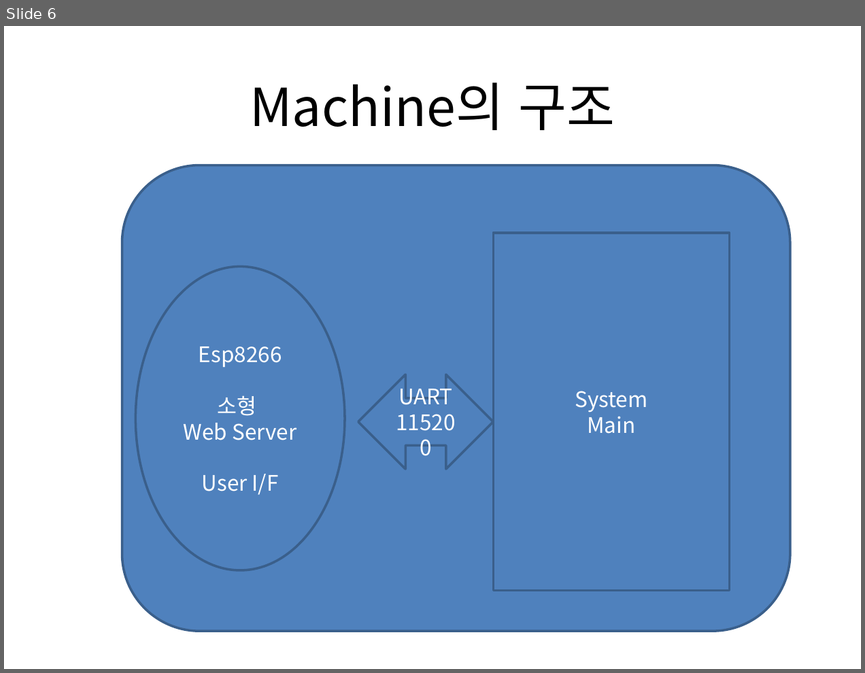
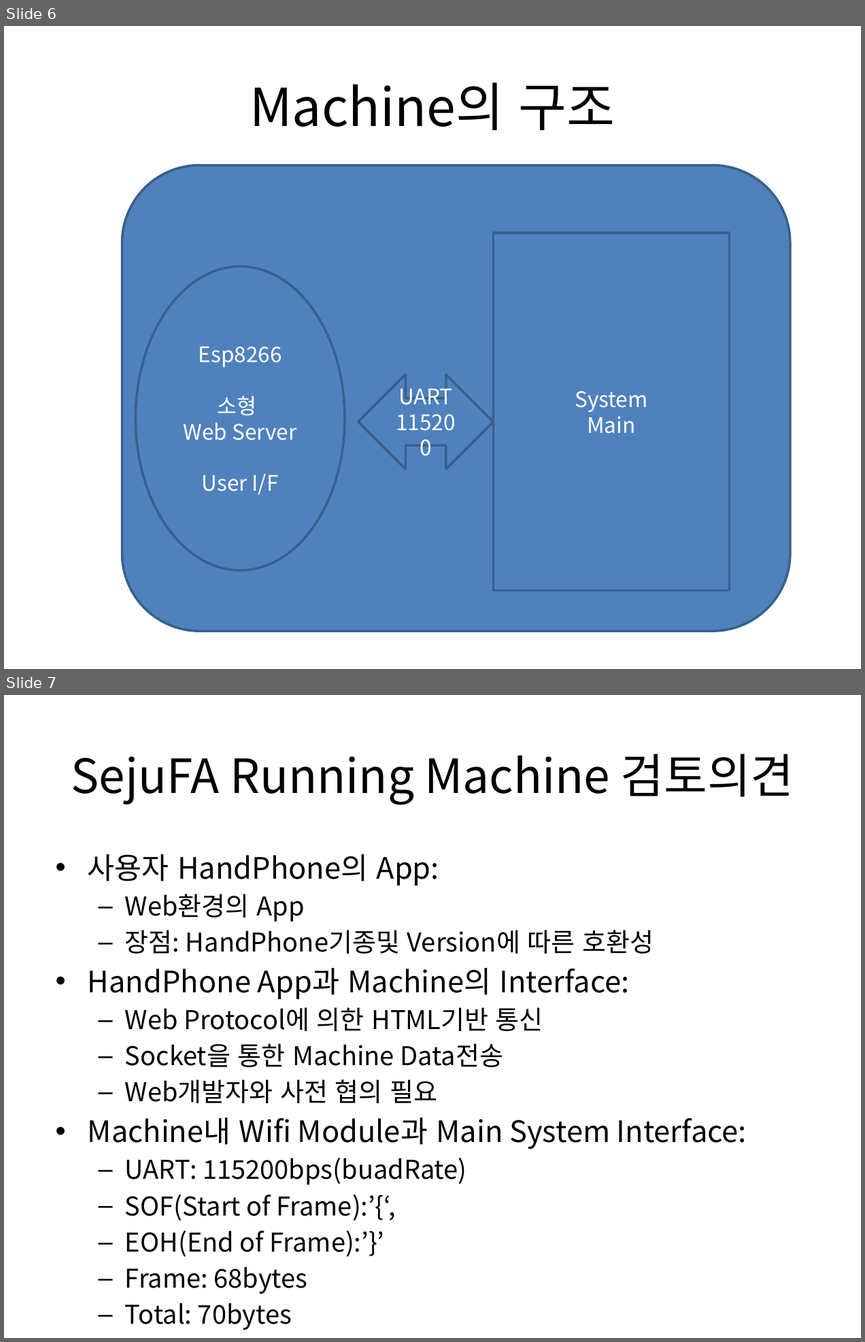
Before and after one commit to ihong9059/esp8266, a slide deck: 세주Project/세주FA.pptx. Shown one above the other, each under a label of ours: slide 6 before the commit, slides 6 and 7 after it. The pictures are 865x673 and 865x1342 pixels, drawn with LibreOffice and Linux fonts; fonts in the diff are those of the drawing. Boxes give left, top, right and bottom in pixels: in the first picture for what was removed or moved away, otherwise in the second. Text is boxed around its words. In the diff, an @@ line names an element or a change of style, - is before the commit and + after.

```diff
--- a/세주Project/세주FA.pptx
+++ b/세주Project/세주FA.pptx
@@ slide 7 added at box(4, 695, 861, 1338), background #FFFFFF @@
@@ title added at box(71, 753, 794, 804), 39.6 pt, text #000000 @@
+SejuFA Running Machine 검토의견
@@ text added at box(88, 854, 747, 1257), 21.7 pt, text #000000 @@
+• 사용자 HandPhone의 App:
+  – Web환경의 App
+  – 장점: HandPhone기종및 Version에 따른 호환성
+• HandPhone App과 Machine의 Interface:
+  – Web Protocol에 의한 HTML기반 통신
+  – Socket을 통한 Machine Data전송
+  – Web개발자와 사전 협의 필요
+• Machine내 Wifi Module과 Main System Interface:
+  – UART: 115200bps(buadRate)
+  – SOF(Start of Frame):’{‘,
+  – EOH(End of Frame):’}’
+  – Frame: 68bytes
+  – Total: 70bytes
```
Also in this commit, not shown: 10 other files.
